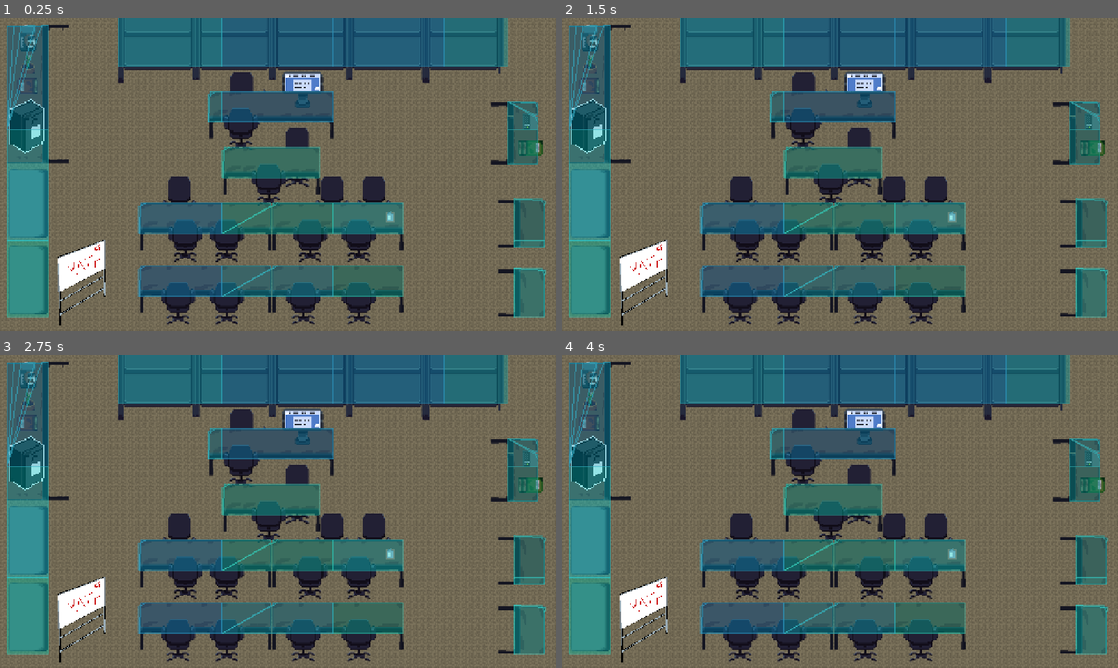
Above: before the commit, frames 1-4 (two rows, left to right).
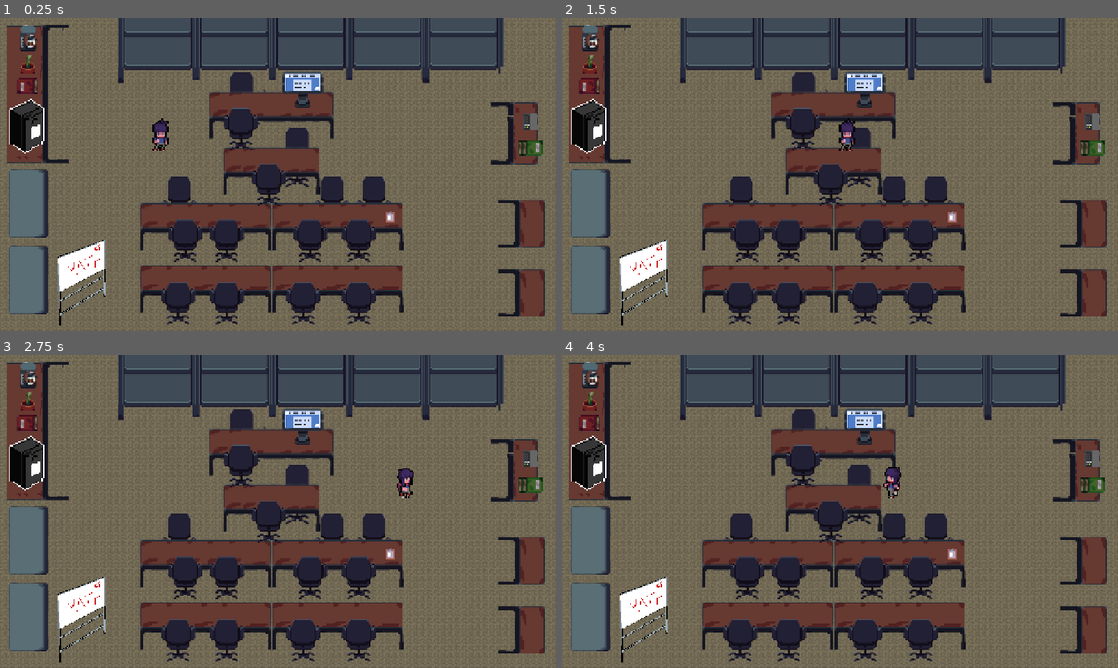
Above: after the commit, the same moments.

Repository: nataliavera6/iot-after-hours
Game: Godot game, scene res://Scenes/LabLayout.tscn
Same seed, same stepped clock (60 frames per second), same inputs: the game is played once before the commit and once after it. This scene is started directly instead of the project's main scene.
Inputs (mouse positions are in pixels of both pictures, inside the frame that each line leads up to):
- Up to frame 1 (0.25 s): no input
- Up to frame 2 (1.5 s): tap Enter at 0.5 s; move the mouse to (962, 158) at 0.52 s; hold Right (right) 0.53-1.25 s; click (962, 158) at 0.67 s; drag from (728, 190) to (812, 237) at 1.27 s
- Up to frame 3 (2.75 s): tap Space at 2 s; move the mouse to (333, 442) at 2.02 s; hold Right (right) from 2.03 s (still down)
- Up to frame 4 (4 s): release Right (right) at 2.75 s; drag from (812, 574) to (673, 464) at 2.77 s; tap Enter at 3.5 s; move the mouse to (1006, 558) at 3.52 s; hold Left (left) from 3.53 s (still down)

The runs differ from the first frame. In frame 1, 35% of the frame differs, in the area x 1-99%, y 0-96%; in frame 2, 35%; in frame 3, 35%; in frame 4, 35%.

Commit message:
dummy commit

Diff:
--- a/Scenes/LabLayout.tscn
+++ b/Scenes/LabLayout.tscn
@@ -3,6 +3,7 @@
 [ext_resource type="Texture2D" uid="uid://b6htxs317v6id" path="res://assets/base/lab_tileset_base.png" id="1_w0dhx"]
 [ext_resource type="Texture2D" uid="uid://bnnchi8v4fa17" path="res://assets/IMG_0499.PNG" id="2_61dj5"]
 [ext_resource type="Texture2D" uid="uid://maiwpxma4qhg" path="res://assets/miniffridge1.png" id="4_w0fs2"]
+[ext_resource type="PackedScene" uid="uid://be8qbmt0fe144" path="res://Scenes/player.tscn" id="5_w0fs2"]
 [ext_resource type="Texture2D" uid="uid://cuivtnfn4psb4" path="res://assets/SpriteSheet.png" id="6_ge52r"]
 
 [sub_resource type="TileSetAtlasSource" id="TileSetAtlasSource_u7krg"]
@@ -4938,7 +4939,7 @@
 53:53/0 = 0
 
 [sub_resource type="TileSet" id="TileSet_bmfa8"]
-physics_layer_0/collision_layer = 1
+physics_layer_0/collision_layer = 2
 sources/0 = SubResource("TileSetAtlasSource_6whob")
 sources/5 = SubResource("TileSetAtlasSource_ge52r")
 
@@ -5512,7 +5513,9 @@
 4:19/0 = 0
 5:19/0 = 0
 6:19/0 = 0
+6:19/0/physics_layer_0/polygon_0/points = PackedVector2Array(-8, -8, 8, -8, 8, 8, -8, 8)
 7:19/0 = 0
+7:19/0/physics_layer_0/polygon_0/points = PackedVector2Array(-8, -8, 8, -8, 8, 8, -8, 8)
 8:19/0 = 0
 9:19/0 = 0
 10:19/0 = 0
@@ -5548,11 +5551,17 @@
 6:20/0 = 0
 7:20/0 = 0
 8:20/0 = 0
+8:20/0/physics_layer_0/polygon_0/points = PackedVector2Array(-8, -8, 8, -8, 8, 8, -8, 8)
 9:20/0 = 0
+9:20/0/physics_layer_0/polygon_0/points = PackedVector2Array(-8, -8, 8, -8, 8, 8, -8, 8)
 10:20/0 = 0
+10:20/0/physics_layer_0/polygon_0/points = PackedVector2Array(-8, -8, 8, -8, 8, 8, -8, 8)
 11:20/0 = 0
+11:20/0/physics_layer_0/polygon_0/points = PackedVector2Array(-8, -8, 8, -8, 8, 8, -8, 8)
 12:20/0 = 0
+12:20/0/physics_layer_0/polygon_0/points = PackedVector2Array(-8, -8, 8, -8, 8, 8, -8, 8)
 13:20/0 = 0
+13:20/0/physics_layer_0/polygon_0/points = PackedVector2Array(-8, -8, 8, -8, 8, 8, -8, 8)
 14:20/0 = 0
 15:20/0 = 0
 16:20/0 = 0
@@ -5649,12 +5658,19 @@
 2:24/0 = 0
 3:24/0 = 0
 5:24/0 = 0
+5:24/0/physics_layer_0/polygon_0/points = PackedVector2Array(-8, -8, 8, -8, 8, 8, -8, 8)
 6:24/0 = 0
+6:24/0/physics_layer_0/polygon_0/points = PackedVector2Array(-8, -8, 8, -8, 8, 8, -8, 8)
 7:24/0 = 0
+7:24/0/physics_layer_0/polygon_0/points = PackedVector2Array(-8, -8, 8, -8, 8, 8, -8, 8)
 8:24/0 = 0
+8:24/0/physics_layer_0/polygon_0/points = PackedVector2Array(-8, -8, 8, -8, 8, 8, -8, 8)
 9:24/0 = 0
+9:24/0/physics_layer_0/polygon_0/points = PackedVector2Array(-8, -8, 8, -8, 8, 8, -8, 8)
 10:24/0 = 0
+10:24/0/physics_layer_0/polygon_0/points = PackedVector2Array(-8, -8, 8, -8, 8, 8, -8, 8)
 11:24/0 = 0
+11:24/0/physics_layer_0/polygon_0/points = PackedVector2Array(-8, -8, 8, -8, 8, 8, -8, 8)
 12:24/0 = 0
 13:24/0 = 0
 19:24/0 = 0
@@ -5679,16 +5695,26 @@
 40:24/0 = 0
 41:24/0 = 0
 0:25/0 = 0
+0:25/0/physics_layer_0/polygon_0/points = PackedVector2Array(-8, -8, 8, -8, 8, 8, -8, 8)
 1:25/0 = 0
+1:25/0/physics_layer_0/polygon_0/points = PackedVector2Array(-8, -8, 8, -8, 8, 8, -8, 8)
 2:25/0 = 0
+2:25/0/physics_layer_0/polygon_0/points = PackedVector2Array(-8, -8, 8, -8, 8, 8, -8, 8)
 3:25/0 = 0
 5:25/0 = 0
+5:25/0/physics_layer_0/polygon_0/points = PackedVector2Array(-8, -8, 8, -8, 8, 8, -8, 8)
 6:25/0 = 0
+6:25/0/physics_layer_0/polygon_0/points = PackedVector2Array(-8, -8, 8, -8, 8, 8, -8, 8)
 7:25/0 = 0
+7:25/0/physics_layer_0/polygon_0/points = PackedVector2Array(-8, -8, 8, -8, 8, 8, -8, 8)
 8:25/0 = 0
+8:25/0/physics_layer_0/polygon_0/points = PackedVector2Array(-8, -8, 8, -8, 8, 8, -8, 8)
 9:25/0 = 0
+9:25/0/physics_layer_0/polygon_0/points = PackedVector2Array(-8, -8, 8, -8, 8, 8, -8, 8)
 10:25/0 = 0
+10:25/0/physics_layer_0/polygon_0/points = PackedVector2Array(-8, -8, 8, -8, 8, 8, -8, 8)
 11:25/0 = 0
+11:25/0/physics_layer_0/polygon_0/points = PackedVector2Array(-8, -8, 8, -8, 8, 8, -8, 8)
 12:25/0 = 0
 13:25/0 = 0
 19:25/0 = 0
@@ -5711,16 +5737,26 @@
 40:25/0 = 0
 41:25/0 = 0
 0:26/0 = 0
+0:26/0/physics_layer_0/polygon_0/points = PackedVector2Array(-8, -8, 8, -8, 8, 8, -8, 8)
 1:26/0 = 0
+1:26/0/physics_layer_0/polygon_0/points = PackedVector2Array(-8, -8, 8, -8, 8, 8, -8, 8)
 2:26/0 = 0
+2:26/0/physics_layer_0/polygon_0/points = PackedVector2Array(-8, -8, 8, -8, 8, 8, -8, 8)
 3:26/0 = 0
 5:26/0 = 0
+5:26/0/physics_layer_0/polygon_0/points = PackedVector2Array(-8, -8, 8, -8, 8, 8, -8, 8)
 6:26/0 = 0
+6:26/0/physics_layer_0/polygon_0/points = PackedVector2Array(-8, -8, 8, -8, 8, 8, -8, 8)
 7:26/0 = 0
+7:26/0/physics_layer_0/polygon_0/points = PackedVector2Array(-8, -8, 8, -8, 8, 8, -8, 8)
 8:26/0 = 0
+8:26/0/physics_layer_0/polygon_0/points = PackedVector2Array(-8, -8, 8, -8, 8, 8, -8, 8)
 9:26/0 = 0
+9:26/0/physics_layer_0/polygon_0/points = PackedVector2Array(-8, -8, 8, -8, 8, 8, -8, 8)
 10:26/0 = 0
+10:26/0/physics_layer_0/polygon_0/points = PackedVector2Array(-8, -8, 8, -8, 8, 8, -8, 8)
 11:26/0 = 0
+11:26/0/physics_layer_0/polygon_0/points = PackedVector2Array(-8, -8, 8, -8, 8, 8, -8, 8)
 12:26/0 = 0
 13:26/0 = 0
 14:26/0 = 0
@@ -5746,16 +5782,27 @@
 40:26/0 = 0
 41:26/0 = 0
 0:27/0 = 0
+0:27/0/physics_layer_0/polygon_0/points = PackedVector2Array(-8, -8, 8, -8, 8, 8, -8, 8)
 1:27/0 = 0
+1:27/0/physics_layer_0/polygon_0/points = PackedVector2Array(-8, -8, 8, -8, 8, 8, -8, 8)
 2:27/0 = 0
+2:27/0/physics_layer_0/polygon_0/points = PackedVector2Array(-8, -8, 8, -8, 8, 8, -8, 8)
 3:27/0 = 0
+3:27/0/physics_layer_0/polygon_0/points = PackedVector2Array(-8, -8, 8, -8, 8, 8, -8, 8)
 5:27/0 = 0
+5:27/0/physics_layer_0/polygon_0/points = PackedVector2Array(-8, -8, 8, -8, 8, 8, -8, 8)
 6:27/0 = 0
+6:27/0/physics_layer_0/polygon_0/points = PackedVector2Array(-8, -8, 8, -8, 8, 8, -8, 8)
 7:27/0 = 0
+7:27/0/physics_layer_0/polygon_0/points = PackedVector2Array(-8, -8, 8, -8, 8, 8, -8, 8)
 8:27/0 = 0
+8:27/0/physics_layer_0/polygon_0/points = PackedVector2Array(-8, -8, 8, -8, 8, 8, -8, 8)
 9:27/0 = 0
+9:27/0/physics_layer_0/polygon_0/points = PackedVector2Array(-8, -8, 8, -8, 8, 8, -8, 8)
 10:27/0 = 0
+10:27/0/physics_layer_0/polygon_0/points = PackedVector2Array(-8, -8, 8, -8, 8, 8, -8, 8)
 11:27/0 = 0
+11:27/0/physics_layer_0/polygon_0/points = PackedVector2Array(-8, -8, 8, -8, 8, 8, -8, 8)
 12:27/0 = 0
 13:27/0 = 0
 14:27/0 = 0
@@ -5786,15 +5833,24 @@
 41:27/0 = 0
 0:28/0 = 0
 1:28/0 = 0
+1:28/0/physics_layer_0/polygon_0/points = PackedVector2Array(-8, -8, 8, -8, 8, 8, -8, 8)
 2:28/0 = 0
+2:28/0/physics_layer_0/polygon_0/points = PackedVector2Array(-8, -8, 8, -8, 8, 8, -8, 8)
 3:28/0 = 0
 5:28/0 = 0
+5:28/0/physics_layer_0/polygon_0/points = PackedVector2Array(-8, -8, 8, -8, 8, 8, -8, 8)
 6:28/0 = 0
+6:28/0/physics_layer_0/polygon_0/points = PackedVector2Array(-8, -8, 8, -8, 8, 8, -8, 8)
 7:28/0 = 0
+7:28/0/physics_layer_0/polygon_0/points = PackedVector2Array(-8, -8, 8, -8, 8, 8, -8, 8)
 8:28/0 = 0
+8:28/0/physics_layer_0/polygon_0/points = PackedVector2Array(-8, -8, 8, -8, 8, 8, -8, 8)
 9:28/0 = 0
+9:28/0/physics_layer_0/polygon_0/points = PackedVector2Array(-8, -8, 8, -8, 8, 8, -8, 8)
 10:28/0 = 0
+10:28/0/physics_layer_0/polygon_0/points = PackedVector2Array(-8, -8, 8, -8, 8, 8, -8, 8)
 11:28/0 = 0
+11:28/0/physics_layer_0/polygon_0/points = PackedVector2Array(-8, -8, 8, -8, 8, 8, -8, 8)
 12:28/0 = 0
 13:28/0 = 0
 14:28/0 = 0
@@ -5810,6 +5866,7 @@
 41:28/0 = 0
 0:29/0 = 0
 1:29/0 = 0
+1:29/0/physics_layer_0/polygon_0/points = PackedVector2Array(-8, -8, 8, -8, 8, 8, -8, 8)
 2:29/0 = 0
 3:29/0 = 0
 5:29/0 = 0
@@ -6565,6 +6622,7 @@
 42:48/0 = 0
 
 [sub_resource type="TileSet" id="TileSet_qyb20"]
+physics_layer_0/collision_layer = 1
 sources/0 = SubResource("TileSetAtlasSource_v1qfn")
 sources/2 = SubResource("TileSetAtlasSource_w0fs2")
 sources/14 = SubResource("TileSetAtlasSource_jxgy0")
@@ -6572,14 +6630,29 @@
 [sub_resource type="RectangleShape2D" id="RectangleShape2D_bmfa8"]
 size = Vector2(1304, 19)
 
+[sub_resource type="RectangleShape2D" id="RectangleShape2D_6tu7v"]
+size = Vector2(94, 689)
+
+[sub_resource type="RectangleShape2D" id="RectangleShape2D_bb0j3"]
+size = Vector2(858, 92)
+
+[sub_resource type="RectangleShape2D" id="RectangleShape2D_e8ugx"]
+size = Vector2(283, 76)
+
+[sub_resource type="RectangleShape2D" id="RectangleShape2D_1y0qw"]
+size = Vector2(216, 57)
+
+[sub_resource type="RectangleShape2D" id="RectangleShape2D_ei1b0"]
+size = Vector2(598, 62)
+
 [node name="Node2D" type="Node2D" unique_id=1623143591]
 
-[node name="TileMapLayer2" type="TileMapLayer" parent="." unique_id=108383160]
+[node name="Floor" type="TileMapLayer" parent="." unique_id=108383160]
 tile_map_data = PackedByteArray("AAAAAAAAAAABAAIAAAAAAAEAAAABAAIAAAAAAAIAAAABAAIAAAAAAAMAAAABAAIAAAAAAAQAAAABAAIAAAAAAA …(58240 unchanged characters)…
 tile_set = SubResource("TileSet_nfwon")
 collision_visibility_mode = 1
 
-[node name="TileMapLayer4" type="TileMapLayer" parent="." unique_id=367542205]
+[node name="Chairs" type="TileMapLayer" parent="." unique_id=367542205]
 tile_map_data = PackedByteArray("AAAXABoAAAAGACQAAAAXABsAAAAGACUAAAAXABwAAAAGACYAAAAYABYAAAAHACAAAAAYABcAAAAHACEAAAAYAB …(3136 unchanged characters)…
 tile_set = SubResource("TileSet_qn0lw")
 collision_visibility_mode = 1
@@ -6587,7 +6660,6 @@
 [node name="TileMapLayer" type="TileMapLayer" parent="." unique_id=178671002]
 tile_map_data = PackedByteArray("AAARAPj/AAABACsAAAARAPn/AAABACwAAAARAPr/AAABAC0AAAARAPv/AAABAC4AAAARAPz/AAABAC8AAAARAP …(31296 unchanged characters)…
 tile_set = SubResource("TileSet_bmfa8")
-collision_visibility_mode = 1
 
 [node name="TileMapLayer3" type="TileMapLayer" parent="." unique_id=1379022901]
 tile_map_data = PackedByteArray("AAAXACUAAAAOACEAAAAXACYAAAAOACIAAAAXACcAAAAOACMAAAAXACgAAAAOACQAAAAXACkAAAAOACUAAAAYAC …(8064 unchanged characters)…
@@ -6617,3 +6689,55 @@
 [node name="CollisionShape2D" type="CollisionShape2D" parent="StaticBody2D3" unique_id=1146184906]
 position = Vector2(655, 730)
 shape = SubResource("RectangleShape2D_bmfa8")
+
+[node name="StaticBody2D4" type="StaticBody2D" parent="." unique_id=1828383274]
+position = Vector2(243, 154)
+
+[node name="CollisionShape2D" type="CollisionShape2D" parent="StaticBody2D4" unique_id=1830515485]
+position = Vector2(-179, 206.5)
+shape = SubResource("RectangleShape2D_6tu7v")
+
+[node name="StaticBody2D5" type="StaticBody2D" parent="." unique_id=1871616319]
+position = Vector2(1391, 168)
+
+[node name="CollisionShape2D" type="CollisionShape2D" parent="StaticBody2D5" unique_id=687257443]
+position = Vector2(-179, 206.5)
+shape = SubResource("RectangleShape2D_6tu7v")
+
+[node name="StaticBody2D6" type="StaticBody2D" parent="." unique_id=544247385]
+
+[node name="CollisionShape2D" type="CollisionShape2D" parent="StaticBody2D6" unique_id=807598693]
+position = Vector2(707, 51)
+shape = SubResource("RectangleShape2D_bb0j3")
+
+[node name="StaticBody2D7" type="StaticBody2D" parent="." unique_id=1779033519]
+position = Vector2(496, 183)
+
+[node name="CollisionShape2D" type="CollisionShape2D" parent="StaticBody2D7" unique_id=1369432291]
+position = Vector2(126.5, 18)
+shape = SubResource("RectangleShape2D_e8ugx")
+
+[node name="StaticBody2D8" type="StaticBody2D" parent="." unique_id=1844555781]
+position = Vector2(527, 310)
+
+[node name="CollisionShape2D" type="CollisionShape2D" parent="StaticBody2D8" unique_id=289693756]
+position = Vector2(98, 18.5)
+shape = SubResource("RectangleShape2D_1y0qw")
+
+[node name="StaticBody2D9" type="StaticBody2D" parent="." unique_id=1344373452]
+position = Vector2(336, 438)
+
+[node name="CollisionShape2D" type="CollisionShape2D" parent="StaticBody2D9" unique_id=210335482]
+position = Vector2(289, 21)
+shape = SubResource("RectangleShape2D_ei1b0")
+
+[node name="StaticBody2D10" type="StaticBody2D" parent="." unique_id=2068658616]
+position = Vector2(333, 579)
+
+[node name="CollisionShape2D" type="CollisionShape2D" parent="StaticBody2D10" unique_id=293183214]
+position = Vector2(289, 21)
+shape = SubResource("RectangleShape2D_ei1b0")
+
+[node name="Player" parent="." unique_id=2109834062 instance=ExtResource("5_w0fs2")]
+position = Vector2(367, 249)
+scale = Vector2(3, 3)
